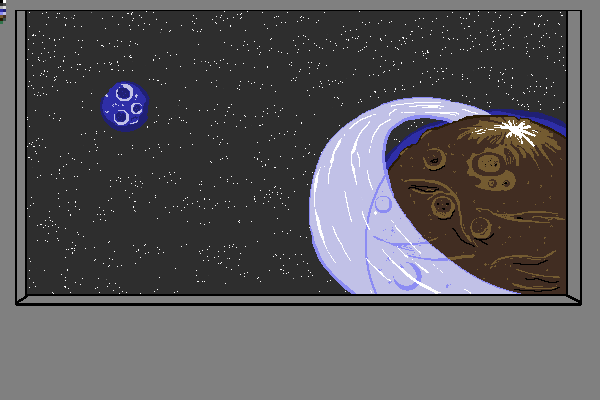
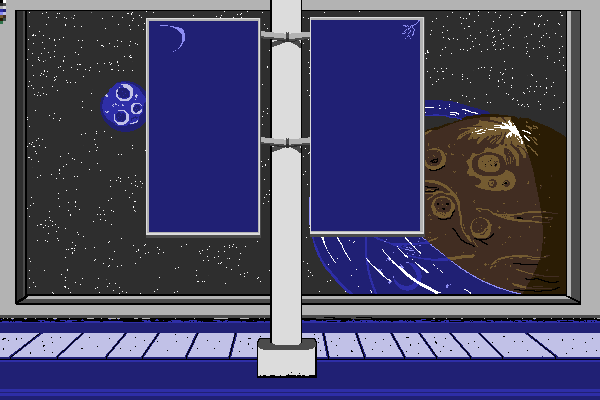
Layers edited between the first and the second 600x400 image:
added layer "Signs" above "SignPost" over (146, 17, 425, 238)
added layer "SignPost" above "Planet" over (257, 0, 317, 378)
added layer "Planet" above "Window" over (309, 100, 566, 294)
painted on "Window" over (0, 0, 600, 322)
added layer (unnamed layer) above "Space" over (0, 315, 600, 400)
painted on "Space" over (352, 105, 566, 294)
hid "Background" over (0, 0, 600, 400)
